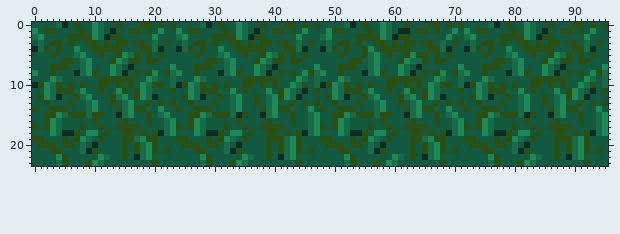
One commit to this sprite sheet: assets/images/grass_tile.png. The picture above was drawn from the file before the commit.
The file is 96x24 pixels.
Now the later version:
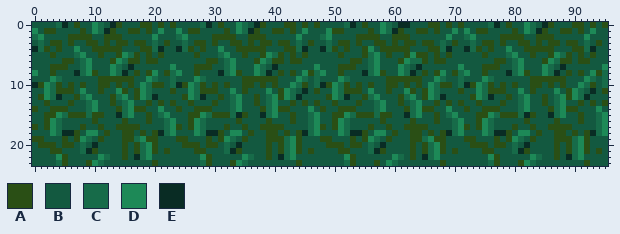
Palette (. is transparent): A #2a4f15  B #135940  C #176b49  D #1d8957  E #092c24
Difference:
y 0: x 13 B -> E; x 37 B -> E; x 61..62 BA -> EE; x 85 B -> E
y 1: x 12..13 BE -> EA; x 36..37 BE -> EA; x 60..62 BEE -> EAB; x 84..85 BE -> EA
y 2: x 10..12 DCE -> BBA; x 34..36 DCE -> BBA; x 58..60 DCE -> BBA; x 82..84 DCE -> BBA
Changed places in both pictures, as pixel boxes (x1, y1, x2, y2):
changed: (92, 22, 116, 40)
changed: (236, 22, 260, 40)
changed: (380, 22, 410, 40)
changed: (524, 22, 548, 40)
